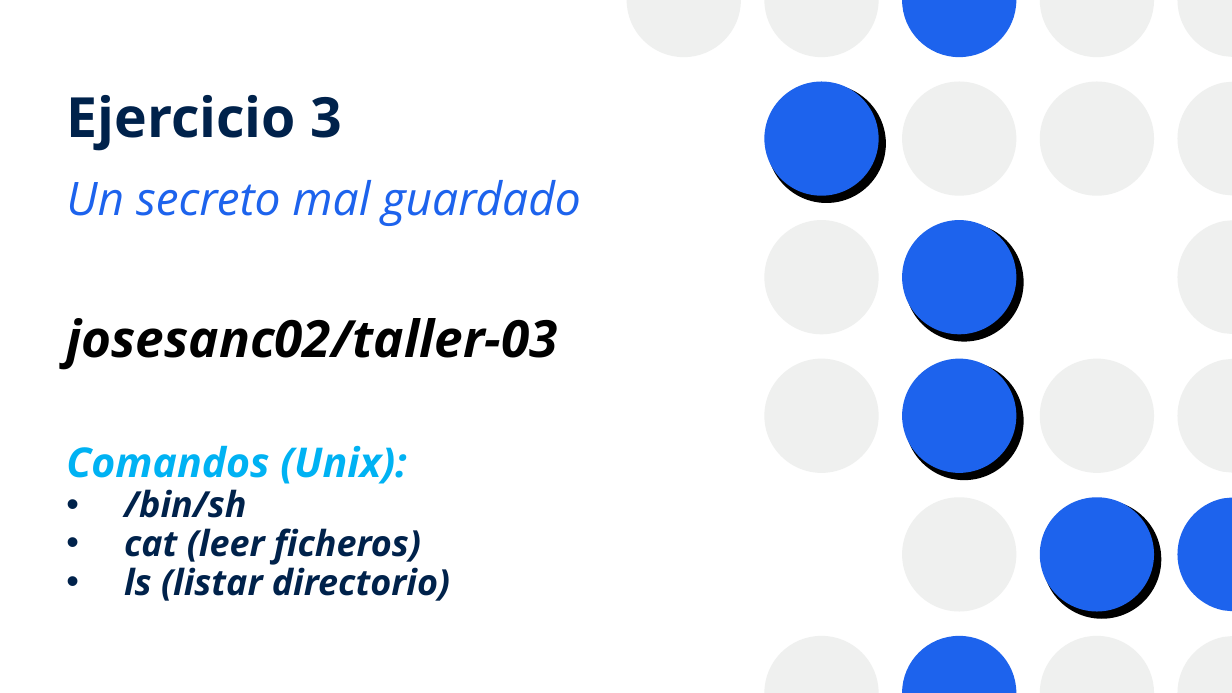
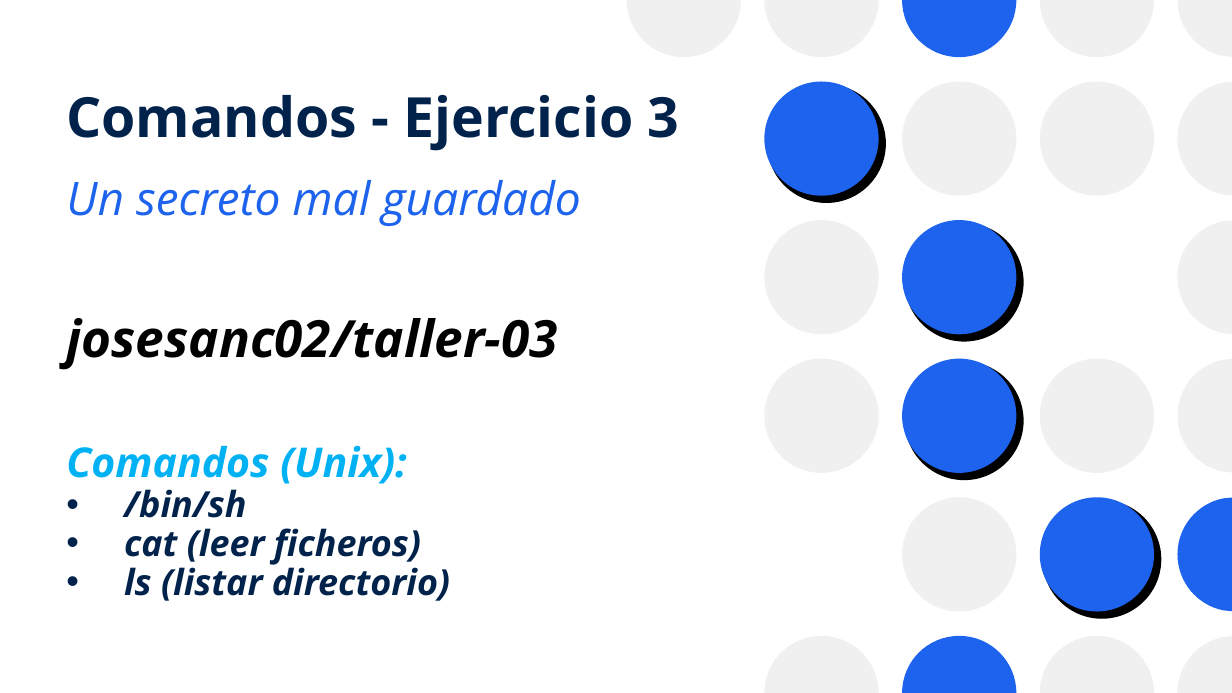
Before and after one commit to josanri/docker-workshop, a slide deck: slide 33 of Introducción a Docker.pptx. Drawn at 1232x693 pixels with LibreOffice and Linux fonts; fonts in the diff are those of the drawing. Boxes give left, top, right and bottom in pixels: in the first picture for what was removed or moved away, otherwise in the second. Text is boxed around its words. In the diff, an @@ line names an element or a change of style, - is before the commit and + after.

```diff
--- a/Introducción a Docker.pptx
+++ b/Introducción a Docker.pptx
@@ title at (66,95,680,151): text changed @@
-Ejercicio 3
+Comandos - Ejercicio 3
```
Also in this commit, not shown: 16 other slides changed, 2 slides added, 1 slide removed, 1 other file.
